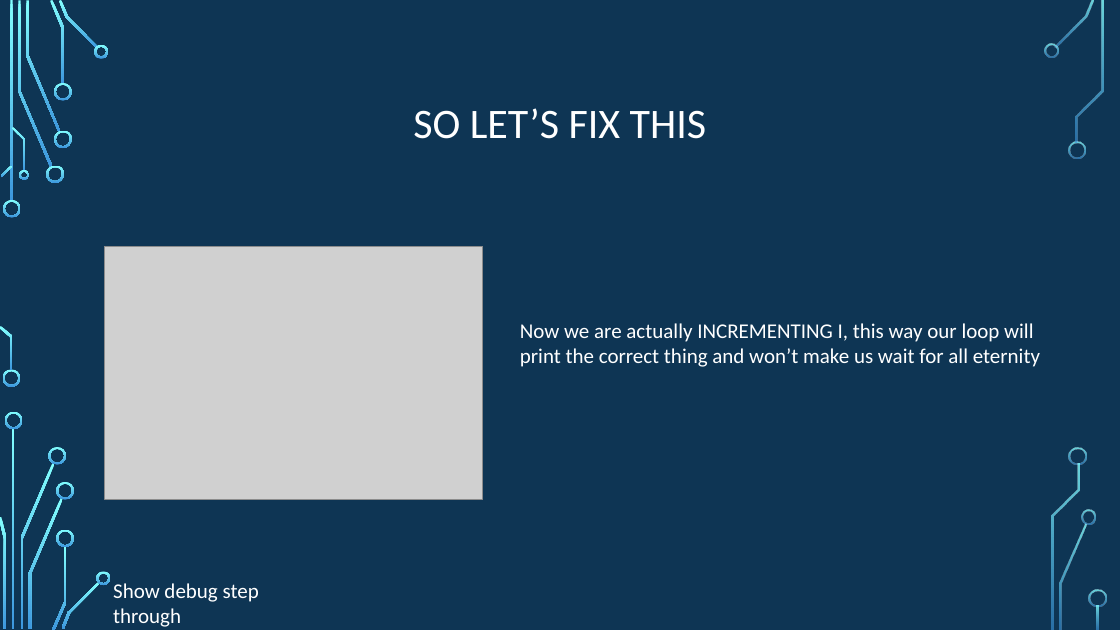
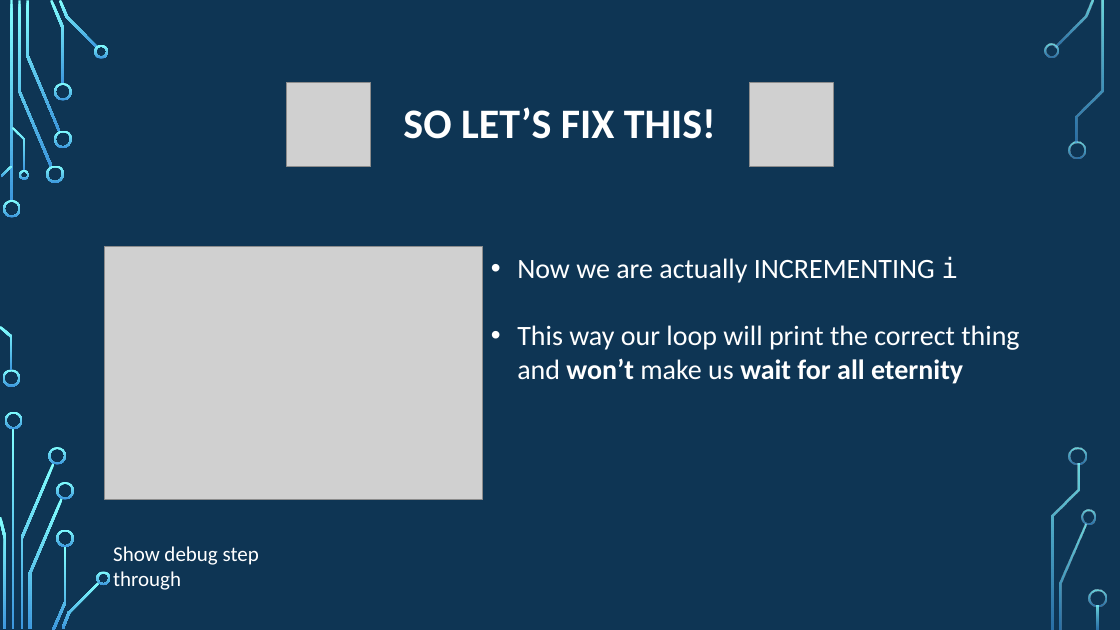
Before and after one commit to psypdt/ZIS_C-_Summer_Course_2019, a slide deck: slide 16 of Day_3/Day_3.pptx. Drawn at 1120x630 pixels with LibreOffice and Linux fonts; fonts in the diff are those of the drawing; grey boxes stand for pictures; background and template pictures are left out. Boxes give left, top, right and bottom in pixels: in the first picture for what was removed or moved away, otherwise in the second. Text is boxed around its words. In the diff, an @@ line names an element or a change of style, - is before the commit and + after.

Commit message:
update day1 & day3

```diff
--- a/Day_3/Day_3.pptx
+++ b/Day_3/Day_3.pptx
@@ picture added at [287,82,371,166] @@
@@ picture added at [749,82,833,166] @@
@@ title at [403,107,716,139]: text changed; bold on @@
-SO LET’S FIX THIS
+SO LET’S FIX THIS!
@@ text at [517,256,1019,384]: text changed; size 18 to 24 pt @@
-Now we are actually INCREMENTING I, this way our loop will print the correct thing and won’t make us wait for all eternity
+• Now we are actually INCREMENTING i
+• This way our loop will print the correct thing and won’t make us wait for all eternity
@@ text "Show debug step through": place and size @@
-text "Show debug step through" at [113,583,259,627]
+text "Show debug step through" at [113,546,259,590]
```
Also in this commit, not shown: 7 other slides changed.
